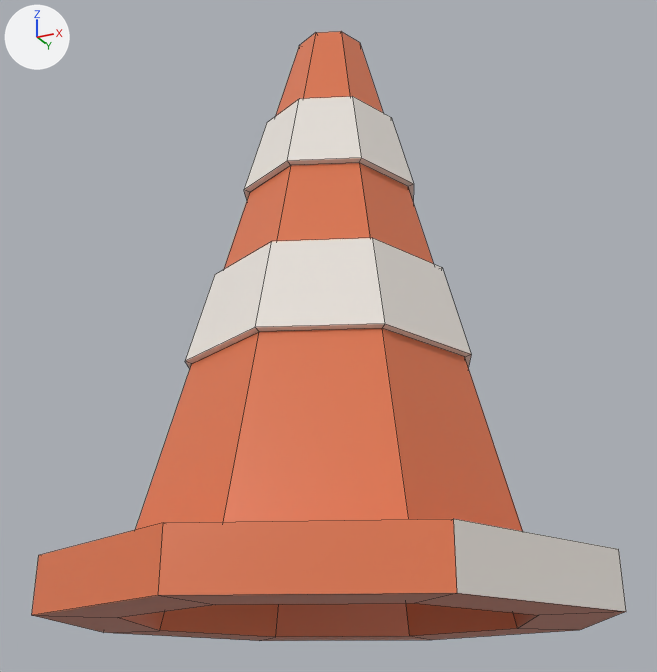
The Blender file Assets/Blends/trafficcone.blend: old version first, new version second.
Both versions are drawn from a 50 mm lens placed at (0.517, -1.04, -0.09), pointed at (-0.011, 0.014, 0.384). The lights are fixed; the arrows at upper left show +X, +Y and +Z. Mesh edges are drawn as thin lines.
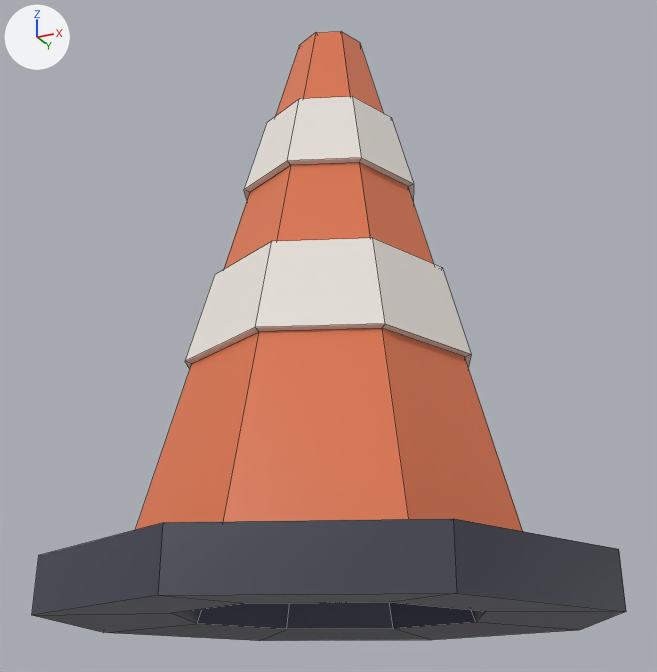
What differs and where, as boxes (x1, y1, x2, y2) in the pictures (657 x 672 px):
part 1 of me_circle, built on
    both: (32, 593, 626, 641)
part 2 of me_circle, surface changed
    both: (32, 519, 626, 615)

The edits, one by one:
me_circle is used by ob_circle; location (0.0, 0.0, 0.0).
me_circle had 112 vertices, 112 faces and spanned x -0.349..0.349, y -0.349..0.349, z 0.0..0.857.
me_circle now has 120 vertices, 120 faces and spans x -0.349..0.349, y -0.349..0.349, z 0.0..0.857.
Part 1, on me_circle:
8 faces are deleted.
8 vertices move from x -0.256..0.256, y -0.256..0.256, z 0.0 to x -0.196..0.196, y -0.196..0.196, z 0.007.
8 vertices are added at x -0.18..0.18, y -0.18..0.18, z 0.05.
16 new faces join them.
me_circle part 2: 24 kept faces spanning x -0.349..0.349, y -0.349..0.349, z 0.0..0.065 get new texture (UV) coordinates.
